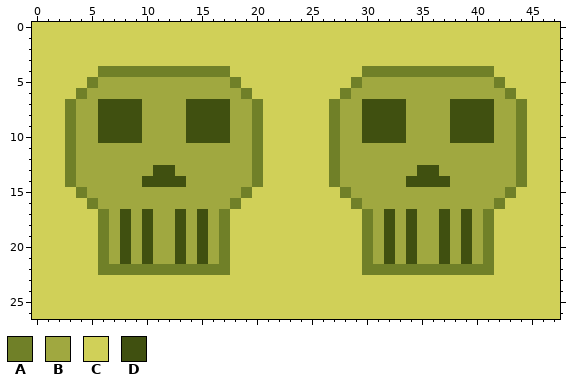
One commit to this pixel-art sprite: source/resources/sprites/tempBG.png. The picture above was drawn from the file before the commit.
The file is 48x27 pixels.
Palette (. is transparent): A #708028  B #a0a840  C #d0d058  D #405010
Pixels before, first column x 0:
 0 CCCCCCCCCCCCCCCCCCCCCCCCCCCCCCCCCCCCCCCCCCCCCCCC
 1 CCCCCCCCCCCCCCCCCCCCCCCCCCCCCCCCCCCCCCCCCCCCCCCC
 2 CCCCCCCCCCCCCCCCCCCCCCCCCCCCCCCCCCCCCCCCCCCCCCCC
 3 CCCCCCCCCCCCCCCCCCCCCCCCCCCCCCCCCCCCCCCCCCCCCCCC
 4 CCCCCCAAAAAAAAAAAACCCCCCCCCCCCAAAAAAAAAAAACCCCCC
 5 CCCCCABBBBBBBBBBBBACCCCCCCCCCABBBBBBBBBBBBACCCCC
 6 CCCCABBBBBBBBBBBBBBACCCCCCCCABBBBBBBBBBBBBBACCCC
 7 CCCABBDDDDBBBBDDDDBBACCCCCCABBDDDDBBBBDDDDBBACCC
 8 CCCABBDDDDBBBBDDDDBBACCCCCCABBDDDDBBBBDDDDBBACCC
 9 CCCABBDDDDBBBBDDDDBBACCCCCCABBDDDDBBBBDDDDBBACCC
10 CCCABBDDDDBBBBDDDDBBACCCCCCABBDDDDBBBBDDDDBBACCC
11 CCCABBBBBBBBBBBBBBBBACCCCCCABBBBBBBBBBBBBBBBACCC
12 CCCABBBBBBBBBBBBBBBBACCCCCCABBBBBBBBBBBBBBBBACCC
13 CCCABBBBBBBDDBBBBBBBACCCCCCABBBBBBBDDBBBBBBBACCC
14 CCCABBBBBBDDDDBBBBBBACCCCCCABBBBBBDDDDBBBBBBACCC
15 CCCCABBBBBBBBBBBBBBACCCCCCCCABBBBBBBBBBBBBBACCCC
16 CCCCCABBBBBBBBBBBBACCCCCCCCCCABBBBBBBBBBBBACCCCC
17 CCCCCCABDBDBBDBDBACCCCCCCCCCCCABDBDBBDBDBACCCCCC
18 CCCCCCABDBDBBDBDBACCCCCCCCCCCCABDBDBBDBDBACCCCCC
19 CCCCCCABDBDBBDBDBACCCCCCCCCCCCABDBDBBDBDBACCCCCC
20 CCCCCCABDBDBBDBDBACCCCCCCCCCCCABDBDBBDBDBACCCCCC
21 CCCCCCABDBDBBDBDBACCCCCCCCCCCCABDBDBBDBDBACCCCCC
22 CCCCCCAAAAAAAAAAAACCCCCCCCCCCCAAAAAAAAAAAACCCCCC
23 CCCCCCCCCCCCCCCCCCCCCCCCCCCCCCCCCCCCCCCCCCCCCCCC
24 CCCCCCCCCCCCCCCCCCCCCCCCCCCCCCCCCCCCCCCCCCCCCCCC
25 CCCCCCCCCCCCCCCCCCCCCCCCCCCCCCCCCCCCCCCCCCCCCCCC
26 CCCCCCCCCCCCCCCCCCCCCCCCCCCCCCCCCCCCCCCCCCCCCCCC
The result:
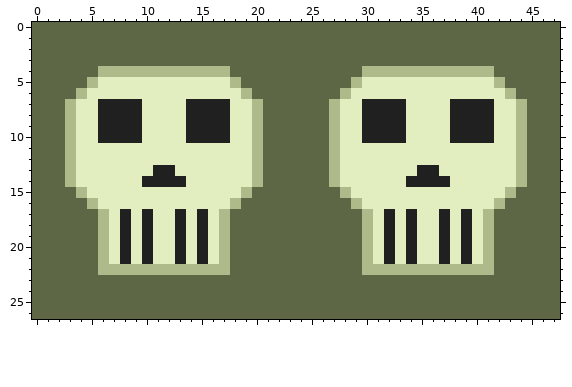
Change:
colour A: #708028 -> #aeba89
colour B: #a0a840 -> #e3eec0
colour C: #d0d058 -> #5e6745
colour D: #405010 -> #202020
Where, in picture pixels (left, top, right, bottom), the same in both pictures:
changed: (32, 22, 560, 319)
